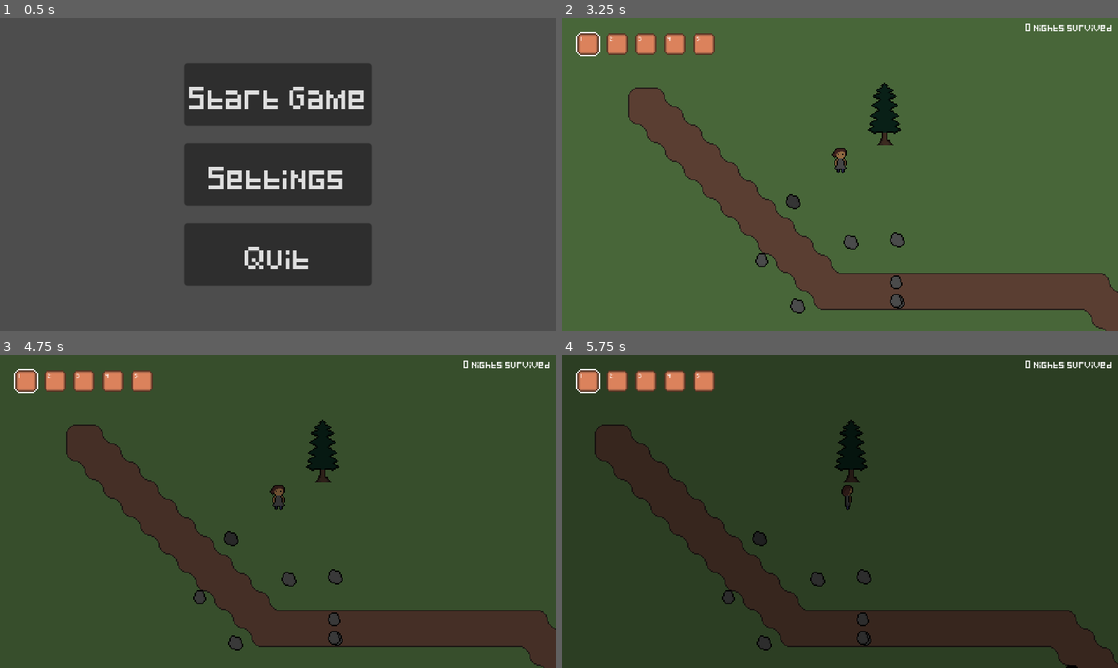
Above: before the commit, frames 1-4 (two rows, left to right).
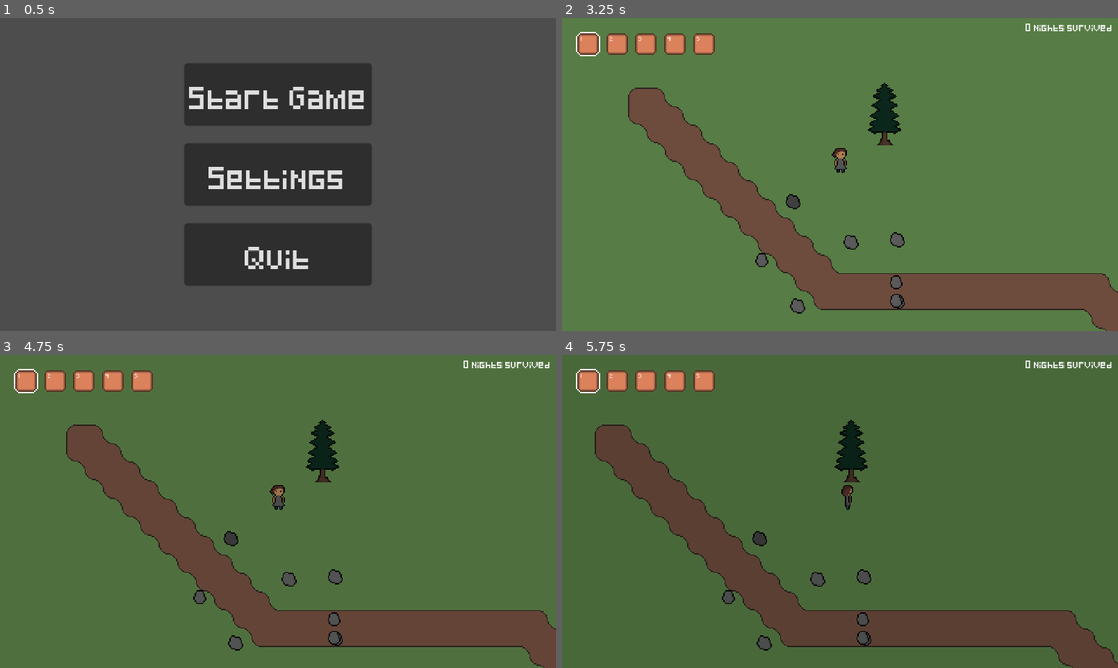
Above: after the commit, the same moments.

Repository: StormLight14/nightfall-mirror
Game: Godot game, scene res://ui/menus/main/main_menu.tscn
The game is run twice, just before and just after one commit, with the same random seed, the same clock (stepped at 60 frames per second) and the same inputs.
Inputs (mouse positions are in pixels of both pictures, inside the frame that each line leads up to):
- Up to frame 1 (0.5 s): no input
- Up to frame 2 (3.25 s): click "Start Game" at 0.5 s; click "1" at 1.25 s; click "2" at 2 s; click "3" at 2.75 s
- Up to frame 3 (4.75 s): click "4" at 3.5 s; click "5" at 4.25 s
- Up to frame 4 (5.75 s): tap Enter at 5 s; move the mouse to (962, 495) at 5.02 s; hold D (right) from 5.03 s (still down); tap 1 (hotbar1) at 5.1 s

Frame 1 is identical in both runs. In frame 2, less than 0.1% of the frame differs, in the area x 49-51%, y 42-48%; in frame 3, 97%; in frame 4, 97%, in the area x 0-100%, y 0-100%.
Error in both runs: Invalid access to property or key '<null>' on a base object of type 'Array'. (res://ui/inventory/inventory_slot.gd:46)

Commit message:
create stalker spawn point

Diff:
--- /dev/null
+++ b/entities/stalker/stalker_spawn_point.tscn
@@ -0,0 +1,3 @@
+[gd_scene format=3 uid="uid://ctnt18khmkkxd"]
+
+[node name="StalkerSpawnPoint" type="Marker2D"]
--- a/scenes/main/island.gd
+++ b/scenes/main/island.gd
@@ -7,7 +7,7 @@
 	%Grass.update_full_tileset()
 	%Path.update_full_tileset()
 	daytime()
-	%AnimationPlayer.speed_scale = 20 # for testing night
+	%AnimationPlayer.speed_scale = 10 # for testing night
 	%AnimationPlayer.play("turn_night")
 
 func _process(_delta) -> void:
--- a/scenes/main/island.tscn
+++ b/scenes/main/island.tscn
@@ -7,7 +7,6 @@
 [ext_resource type="Texture2D" uid="uid://bs0ai7mitopg" path="res://tilesets/path.png" id="4_g7mkf"]
 [ext_resource type="PackedScene" uid="uid://bf8n6ocu1ce17" path="res://scenes/objects/trees/tree.tscn" id="5_f4vhq"]
 [ext_resource type="PackedScene" uid="uid://bb0pwqikwri2c" path="res://scenes/objects/rocks/rock.tscn" id="5_l7ouf"]
-[ext_resource type="PackedScene" uid="uid://dlfbyqbvhhqkf" path="res://entities/stalker/stalker.tscn" id="8_pm560"]
 
 [sub_resource type="CanvasItemMaterial" id="CanvasItemMaterial_k5adq"]
 light_mode = 2
@@ -375,9 +374,6 @@
 wait_time = 30.0
 one_shot = true
 
-[node name="Stalker" parent="." instance=ExtResource("8_pm560")]
-position = Vector2(240, 176)
-
 [connection signal="animation_finished" from="AnimationPlayer" to="." method="_on_animation_player_animation_finished"]
 [connection signal="timeout" from="NightTimer" to="." method="_on_night_timer_timeout"]
 [connection signal="timeout" from="DayTimer" to="." method="_on_day_timer_timeout"]
Not shown: 1 places in scenes/main/island.tscn that only renumber resources
